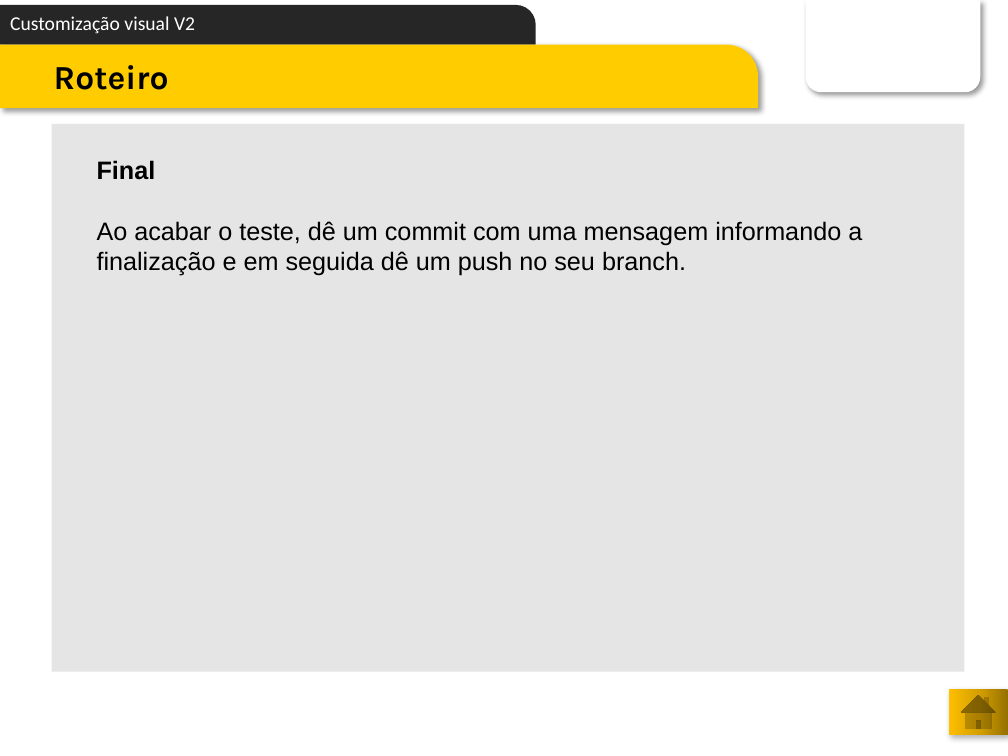
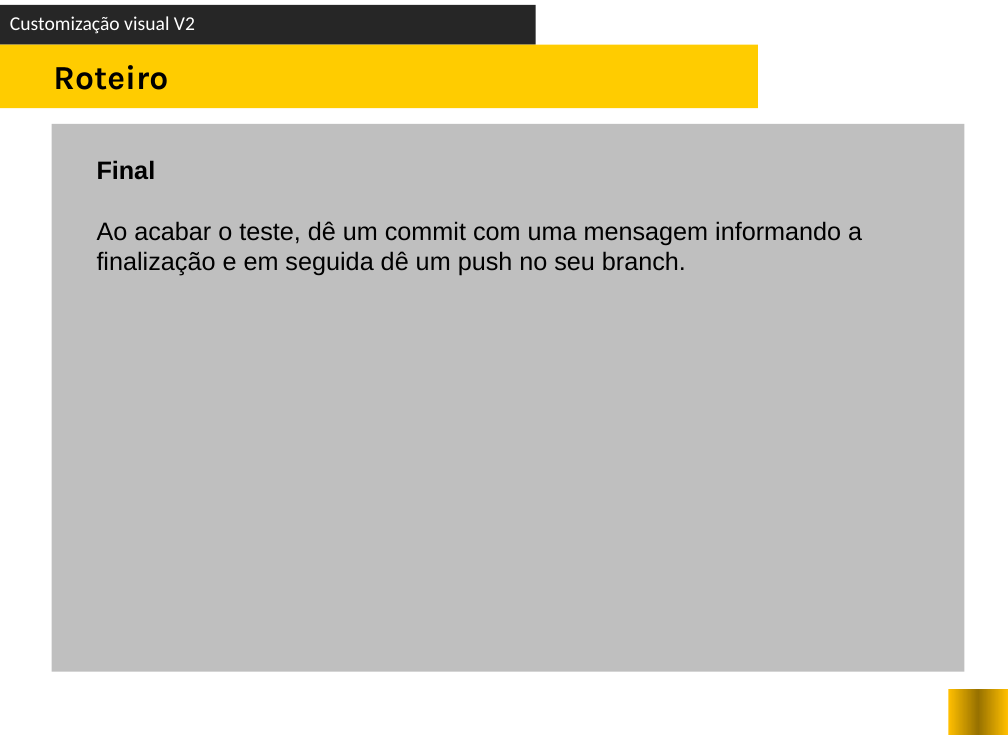
Before and after one commit to atheva/test-web-developer, a slide deck: slide 9 of spec/roteiro/TESTE - desenvolvedor web pleno.pptx. Drawn at 1008x756 pixels with LibreOffice and Linux fonts; fonts in the diff are those of the drawing; background and template pictures are left out. Boxes give left, top, right and bottom in pixels: in the first picture for what was removed or moved away, otherwise in the second. Text is boxed around its words. In the diff, an @@ line names an element or a change of style, - is before the commit and + after.

```diff
--- a/spec/roteiro/TESTE - desenvolvedor web pleno.pptx
+++ b/spec/roteiro/TESTE - desenvolvedor web pleno.pptx
@@ text "Customização visual V2" at (x1=10, y1=16, x2=195, y2=34): indent changed; less space between paragraphs @@
@@ rectangle at (x1=0, y1=5, x2=535, y2=44): round rect to rectangle @@
@@ round same rect removed at (x1=805, y1=0, x2=980, y2=93) @@
@@ rectangle at (x1=0, y1=44, x2=758, y2=108): round rect to rectangle; shadow off @@
@@ text "Roteiro" at (x1=53, y1=65, x2=168, y2=90): indent changed; less space between paragraphs @@
@@ rectangle added at (x1=980, y1=92, x2=1008, y2=183), fill #FFFFFF @@
@@ rectangle at (x1=51, y1=124, x2=964, y2=671): fill #BFBFBF at 40% opacity to #BFBFBF @@
@@ action button home removed at (x1=949, y1=689, x2=1008, y2=735) @@
@@ rectangle added at (x1=949, y1=689, x2=1008, y2=735), fill gradient #FFBF00 to #977100 @@
```
Also in this commit, not shown: 9 other slides changed, 1 other file.
